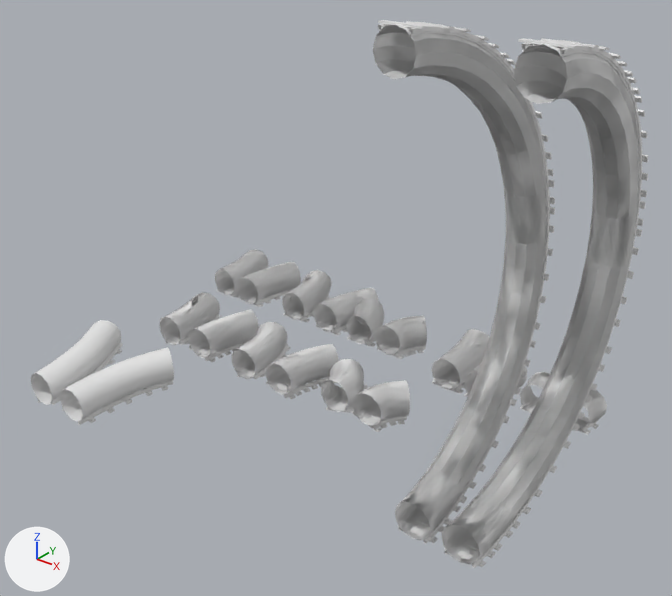
A saved change to the FBX model modeling/레일모델링 0505/Railparts0506.FBX.
Before and after are seen from a 50 mm lens placed at (0.9, -39.2, 51.4), pointed at (-49.2, 23.5, 12.6). The axes (+X, +Y, +Z) are drawn at lower left. The lights are the same throughout. Materials are left out; every surface is plain grey. Where no turn or scale is listed for an object, it has been applied to the vertices.
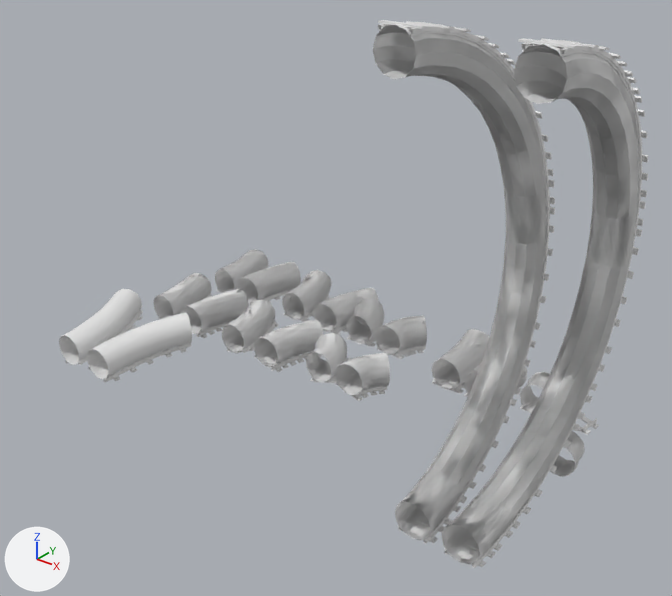
Changed parts and their boxes (x1, y1, x2, y2) in the pictures (672 x 596 px):
```json
{"object": "Cylinder072", "change": "moved", "before": [60, 347, 174, 422], "after": [87, 312, 192, 379]}
{"object": "Cylinder066", "change": "moved", "before": [31, 320, 121, 405], "after": [59, 289, 142, 365]}
{"object": "Cylinder040", "change": "moved", "before": [266, 344, 339, 395], "after": [254, 320, 323, 367]}
{"object": "Cylinder041", "change": "moved", "before": [353, 380, 410, 426], "after": [336, 353, 390, 396]}
{"object": "Cylinder048", "change": "moved", "before": [188, 309, 259, 358], "after": [181, 288, 248, 334]}
{"object": "Cylinder064", "change": "moved", "before": [231, 322, 287, 379], "after": [222, 300, 275, 353]}
{"object": "Cylinder058", "change": "moved", "before": [159, 292, 220, 345], "after": [153, 273, 212, 319]}
{"object": "Cylinder060", "change": "moved", "before": [321, 359, 364, 412], "after": [306, 333, 347, 383]}
{"object": "Cylinder071", "change": "turned", "before": [576, 390, 607, 431], "after": [553, 431, 585, 477]}
{"object": "rail stright147", "change": "moved", "before": [62, 380, 173, 425], "after": [88, 343, 191, 383]}
{"object": "rail stright092", "change": "moved", "before": [266, 372, 337, 400], "after": [254, 346, 322, 372]}
{"object": "rail stright093", "change": "moved", "before": [351, 401, 407, 432], "after": [334, 373, 387, 401]}
{"object": "rail stright108", "change": "moved", "before": [189, 339, 248, 362], "after": [190, 316, 233, 338]}
{"object": "rail stright125", "change": "moved", "before": [38, 342, 123, 405], "after": [65, 309, 143, 365]}
{"object": "rail stright120", "change": "moved", "before": [237, 343, 291, 379], "after": [227, 320, 279, 353]}
{"object": "rail stright114", "change": "moved", "before": [326, 385, 368, 413], "after": [311, 358, 350, 383]}
```

The change, as JSON lines over the scene's bpy script:
```json
{"op": "set", "path": "ob_rail_stright120.location", "old": "(-60.4, 23.7, 0.0)", "new": "(-65.2, 27.1, 0.0)"}
{"op": "set", "path": "ob_rail_stright093.location", "old": "(-45.3, 24.4, 0.3)", "new": "(-50.2, 27.7, 0.3)"}
{"op": "set", "path": "ob_cylinder058.location", "old": "(-72.1, 22.4, 0.0)", "new": "(-77.0, 25.8, 0.0)"}
{"op": "set", "path": "ob_cylinder060.location", "old": "(-48.5, 22.8, 0.3)", "new": "(-53.3, 26.2, 0.3)"}
{"op": "set", "path": "ob_cylinder066.location", "old": "(-72.9, 5.6, 0.0)", "new": "(-77.4, 12.4, 0.0)"}
{"op": "set", "path": "ob_rail_stright108.location", "old": "(-68.3, 24.0, 0.0)", "new": "(-73.1, 27.3, 0.0)"}
{"op": "set", "path": "ob_cylinder071.rotation_euler", "old": "(3.142, 0.0, 0.0)", "new": "(0.0, 0.0, 0.0)", "note": "degrees (180, 0, 0) -> degrees (0, 0, 0)"}
{"op": "set", "path": "ob_cylinder041.location", "old": "(0.000122, -60.0, 0.0)", "new": "(0.0, -60.0, 0.0)"}
{"op": "set", "path": "ob_rail_stright114.location", "old": "(-48.5, 24.4, 0.3)", "new": "(-53.3, 27.7, 0.3)"}
{"op": "set", "path": "ob_rail_stright092.location", "old": "(-56.3, 23.7, 0.0)", "new": "(-61.1, 27.1, 0.0)"}
{"op": "set", "path": "ob_rail_stright125.location", "old": "(-72.9, 7.2, 0.0)", "new": "(-77.4, 14.0, 0.0)"}
{"op": "set", "path": "ob_cylinder064.location", "old": "(-60.4, 22.2, 0.0)", "new": "(-65.2, 25.5, 0.0)"}
{"op": "set", "path": "ob_rail_stright147.location", "old": "(-68.9, 7.2, 0.0)", "new": "(-73.4, 14.0, 0.0)"}
```
